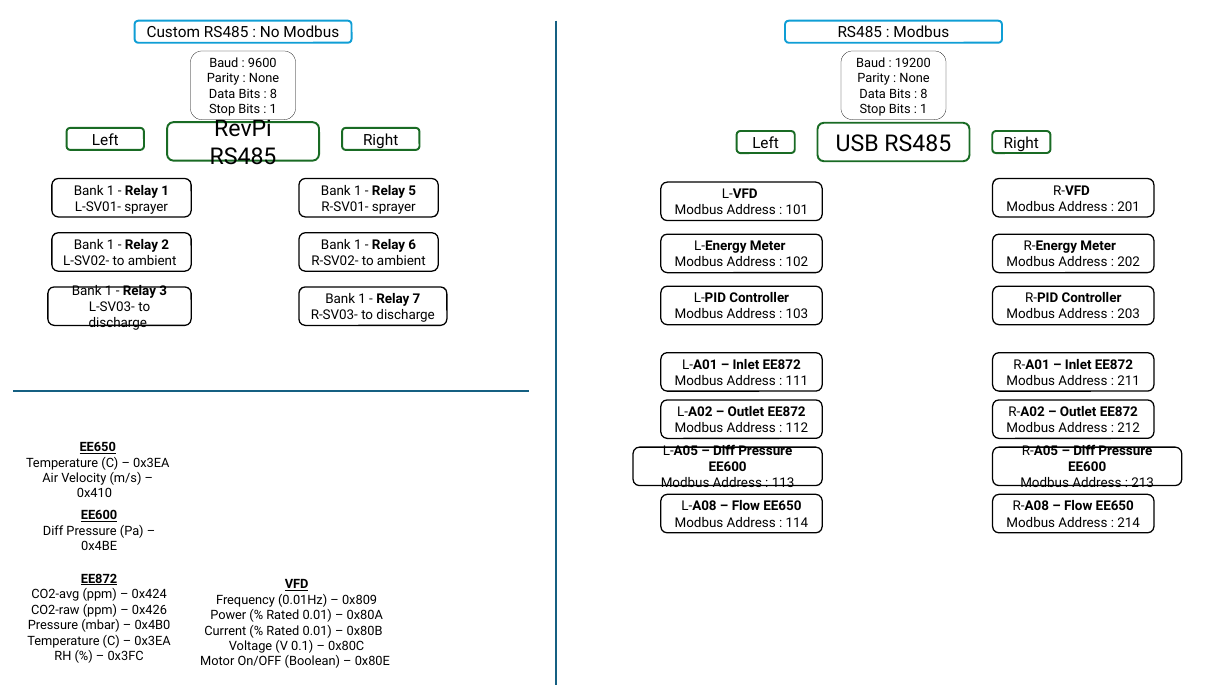
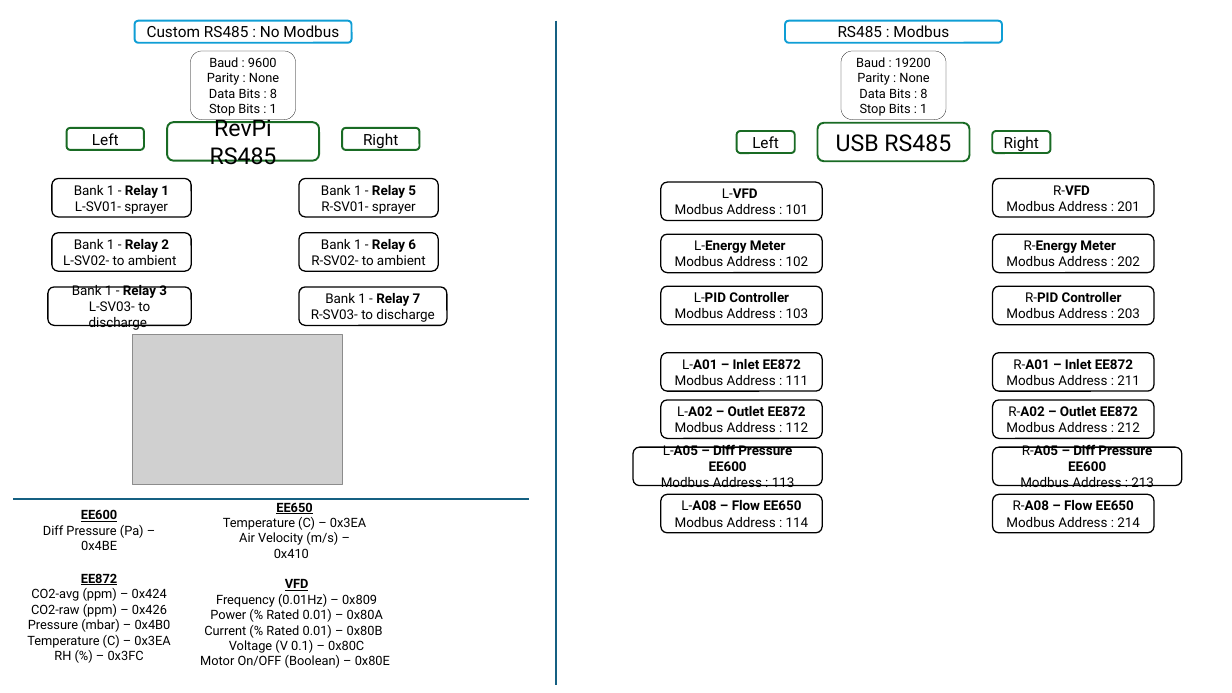
Before and after one commit to SabKaust/PlantControl, a slide deck: slide 1 of Modbus_DiagramPPT.pptx. Drawn at 1232x693 pixels with LibreOffice and Linux fonts; fonts in the diff are those of the drawing; grey boxes stand for pictures. Boxes give left, top, right and bottom in pixels: in the first picture for what was removed or moved away, otherwise in the second. Text is boxed around its words. In the diff, an @@ line names an element or a change of style, - is before the commit and + after.

Commit message:
modbus diagram updated

```diff
--- a/Modbus_DiagramPPT.pptx
+++ b/Modbus_DiagramPPT.pptx
@@ picture added at (132, 335, 342, 485) @@
@@ line moved from (13, 391) - (530, 391) to (13, 499) - (530, 499) @@
@@ text "EE650": place and size @@
-text "EE650" at (26, 442, 169, 497)
+text "EE650" at (223, 503, 366, 558)
```
